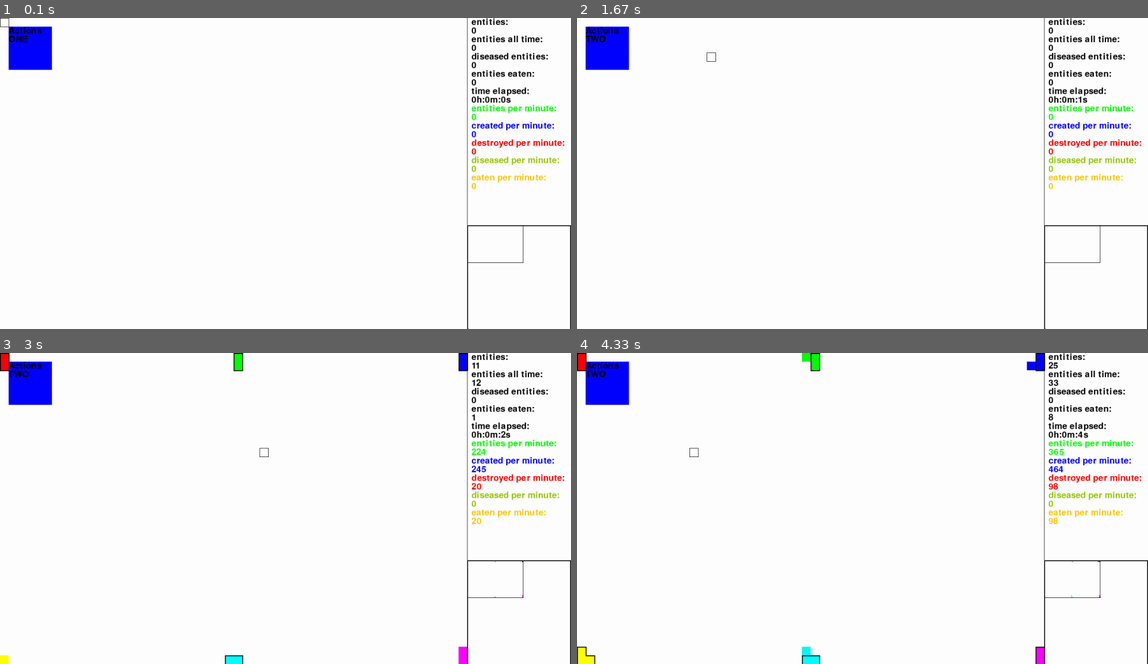
Above: before the commit, frames 1-4 (two rows, left to right).
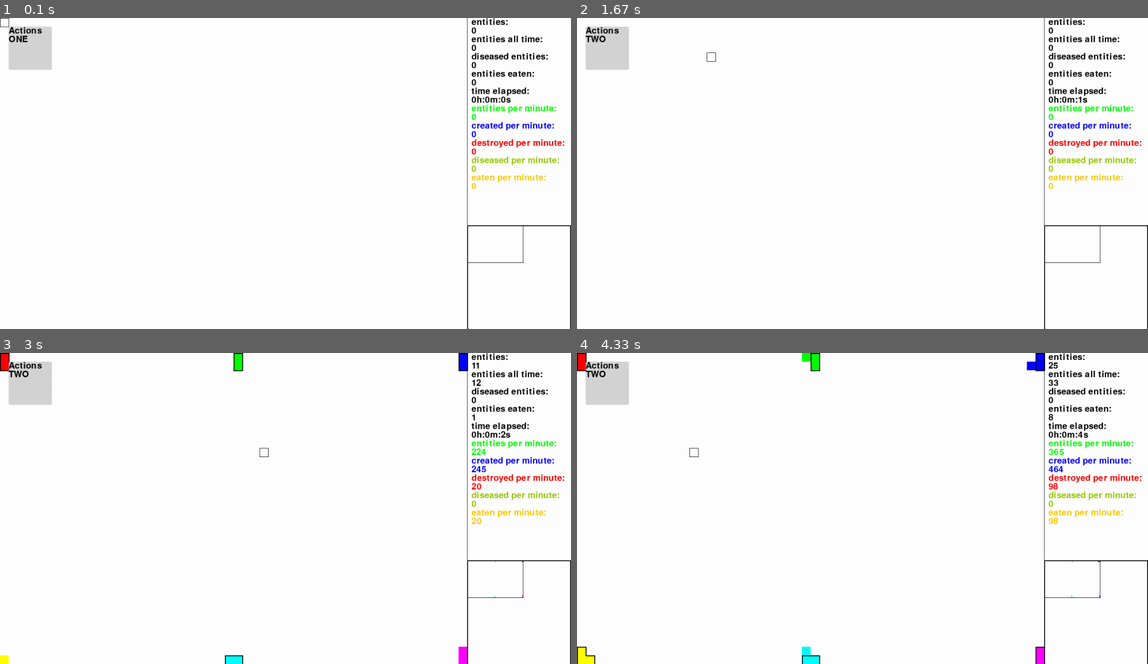
Above: after the commit, the same moments.

Repository: sbwhitt/pygame-life-simulation
Game: pygame game, started from main.py
Same seed, same stepped clock (60 frames per second), same inputs: the game is played once before the commit and once after it.
Inputs (mouse positions are in pixels of both pictures, inside the frame that each line leads up to):
- Up to frame 1 (0.1 s): no input
- Up to frame 2 (1.67 s): click "Actions" at 0.38 s; tap Enter at 0.67 s; click (685, 245) at 1.05 s; click (714, 58) at 1.38 s
- Up to frame 3 (3 s): click (296, 402) at 1.72 s; tap E at 2, 2.67 s; click (268, 455) at 2.38 s
- Up to frame 4 (4.33 s): tap E at 3.07, 3.37, 3.57 s; click (982, 452) at 3.88 s; click (696, 449) at 4.22 s

The runs differ from the first frame. In frame 1, 1.0% of the frame differs, in the area x 1-10%, y 2-17%; in frame 2, 1.0%; in frame 3, 1.0%; in frame 4, 1.0%.

Commit message:
render picker menu transparent and hover

Diff:
--- a/src/picker.py
+++ b/src/picker.py
@@ -13,9 +13,8 @@
         self.selected = False
 
     def render(self, screen: pygame.display, font: pygame.font.Font) -> None:
-        # p = utils.add_twoples(self.pos, ((self.buffer+self.width)*self.offset, 0))
         r = pygame.rect.Rect(self.pos[0], self.pos[1], self.width, self.height)
-        pygame.draw.rect(screen, colors.RED, r)
+        pygame.draw.rect(screen, colors.RED, r, border_radius=3)
         self._render_option_text(screen, font)
 
     def _render_option_text(self, screen: pygame.display, font: pygame.font.Font) -> None:
@@ -39,7 +38,12 @@
 
     def render(self, screen: pygame.display) -> None:
         r = pygame.rect.Rect(self.pos[0], self.pos[1], self.width, self.height)
-        pygame.draw.rect(screen, colors.BLUE, r)
+        color = colors.GRAY
+        if self._contains_mouse(pygame.mouse.get_pos()) or self.menu_open:
+            pygame.draw.rect(screen, color, r, border_radius=3)
+        else:
+            color = utils.get_color_transparent(colors.GRAY, 200)
+            utils.draw_rect_alpha(screen, color, r, 3)
         self._render_menu_text(screen)
         if self.menu_open:
             self._render_menu_options(screen)
@@ -100,3 +104,9 @@
 
     def _pick_option(self, option: MenuOption) -> None:
         self.selected_option = option
+
+    def _contains_mouse(self, pos: tuple) -> bool:
+        return (pos[0] >= self.pos[0] and
+                pos[0] <= self.pos[0]+self.width and
+                pos[1] >= self.pos[1] and
+                pos[1] <= self.pos[1]+self.width)
--- a/src/utils.py
+++ b/src/utils.py
@@ -30,6 +30,11 @@
             random.randint(10, 245)
         )
 
+def get_color_transparent(color: pygame.Color, transparency: int) -> pygame.Color:
+    '''Returns given color with transparency value applied'''
+    if not (transparency >= 0 and transparency <= 255): return color
+    return pygame.Color(color.r, color.g, color.b, transparency)
+
 def get_tile_pos(t1: tuple, offset: tuple=None, top: bool=False, left: bool=False, bottom: bool=False, right: bool=False) -> tuple:
     '''
     Returns the tile start coordinates for the position given plus an optional offset.
@@ -58,9 +63,16 @@
     return pygame.rect.Rect(left, top, width, height)
 
 def get_rect_outline(rect: pygame.rect.Rect, offset: tuple=(0, 0)) -> list[tuple]:
+    '''Returns pygame rect vertices minus offset for rendering outline'''
     return [
         subtract_twoples(rect.topleft, offset),
         subtract_twoples(rect.topright, offset),
         subtract_twoples(rect.bottomright, offset),
         subtract_twoples(rect.bottomleft, offset)
     ]
+
+# source: https://stackoverflow.com/questions/6339057/draw-a-transparent-rectangles-and-polygons-in-pygame
+def draw_rect_alpha(surface, color, rect, border_radius=-1):
+    shape_surf = pygame.Surface(pygame.Rect(rect).size, pygame.SRCALPHA)
+    pygame.draw.rect(shape_surf, color, shape_surf.get_rect(), border_radius=border_radius)
+    surface.blit(shape_surf, rect)
--- a/static/colors.py
+++ b/static/colors.py
@@ -1,8 +1,8 @@
 from pygame import Color
 
 WHITE = Color(255, 255, 255, 255)
-BLACK = (0, 0, 0)
-GRAY = (200, 200, 200)
+BLACK = Color(0, 0, 0)
+GRAY = Color(200, 200, 200)
 
 RED = Color(255, 0, 0, 255)
 GREEN = Color(0, 255, 0, 255)
